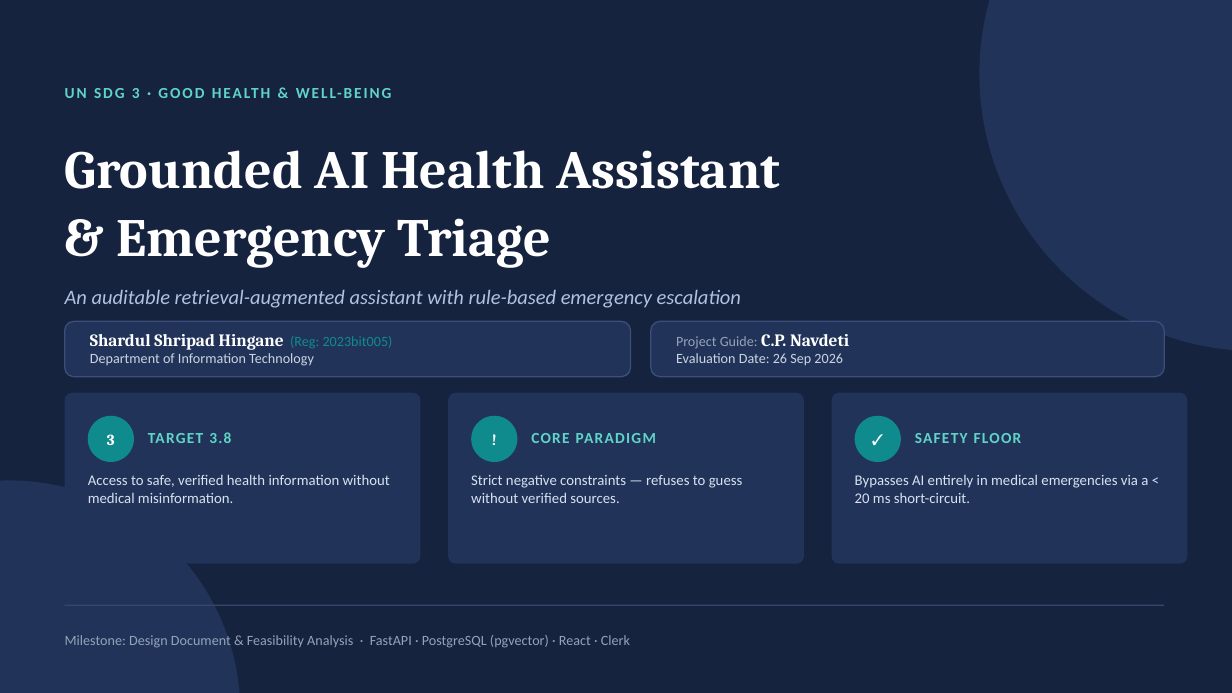
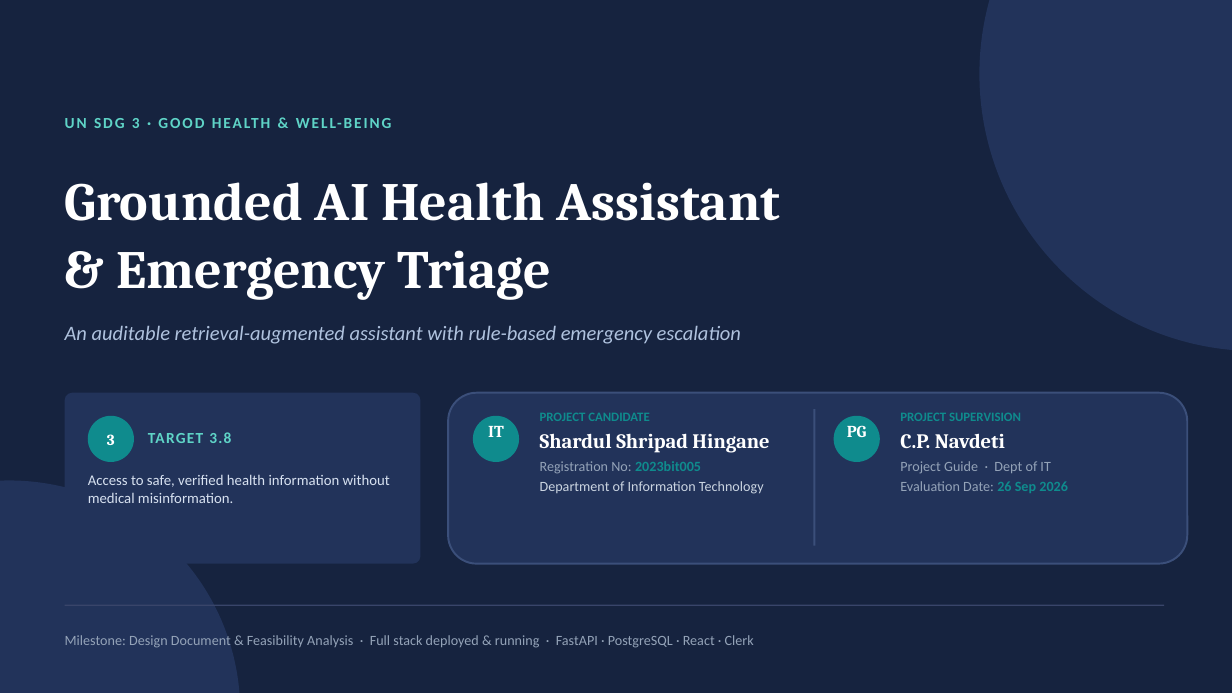
Before and after one commit to Shardul9999/Health_Assistant, a slide deck: slide 1 of docs/Health_Assistant_Evaluation.pptx. Drawn at 1232x693 pixels with LibreOffice and Linux fonts; fonts in the diff are those of the drawing. Boxes give left, top, right and bottom in pixels: in the first picture for what was removed or moved away, otherwise in the second. Text is boxed around its words. In the diff, an @@ line names an element or a change of style, - is before the commit and + after.

Commit message:
docs: streamline presentation cover page with unified candidate & guide credentials

```diff
--- a/docs/Health_Assistant_Evaluation.pptx
+++ b/docs/Health_Assistant_Evaluation.pptx
@@ text "UN SDG 3 · GOOD ...": place and size @@
-text "UN SDG 3 · GOOD ..." at [132, 88, 545, 189]
+text "UN SDG 3 · GOOD ..." at [132, 118, 545, 221]
@@ text "Grounded AI Health Assistant": place and size @@
-text "Grounded AI Health Assistant" at [65, 150, 781, 267]
+text "Grounded AI Health Assistant" at [65, 182, 781, 299]
@@ text "An auditable retrieval-augmented assistant with ...": place and size @@
-text "An auditable retrieval-augmented assistant with ..." at [65, 290, 741, 308]
+text "An auditable retrieval-augmented assistant with ..." at [65, 326, 741, 344]
@@ rounded rectangle removed at [651, 322, 1165, 377] @@
@@ rounded rectangle: place and size @@
-rounded rectangle at [65, 322, 630, 377]
+rounded rectangle at [448, 393, 1188, 564]
@@ rounded rectangle at [448, 393, 1188, 564]: outline #3B4F7A 1 pt to #3B4F7A 1.5 pt @@
@@ rounded rectangle removed at [448, 393, 804, 564] @@
@@ text removed at [471, 416, 518, 462] @@
-!
@@ text "PROJECT CANDIDATE": place and size @@
-text "PROJECT CANDIDATE" at [90, 334, 393, 366]
+text "PROJECT CANDIDATE" at [540, 413, 769, 494]
@@ text at [540, 413, 769, 474]: text changed; size 13.5 to 11 pt; font Cambria to Calibri; text colour #FFFFFF to #0F8B8D @@
-Shardul Shripad Hingane (Reg: 2023bit005)
+PROJECT CANDIDATE
+Shardul Shripad Hingane
+Registration No: 2023bit005
@@ rectangle added at [813, 409, 815, 546], fill #3B4F7A @@
@@ rounded rectangle removed at [832, 393, 1188, 564] @@
@@ ellipse: place and size @@
-ellipse at [855, 416, 901, 462]
+ellipse at [834, 416, 880, 462]
@@ text removed at [855, 416, 901, 462] @@
-✓
@@ text "PROJECT SUPERVISION": place and size @@
-text "PROJECT SUPERVISION" at [676, 334, 849, 366]
+text "PROJECT SUPERVISION" at [900, 413, 1068, 493]
@@ text at [900, 413, 1050, 473]: text changed; bold on @@
-Project Guide: C.P. Navdeti
+PROJECT SUPERVISION
+C.P. Navdeti
+Project Guide · Dept of IT
@@ text added at [488, 425, 504, 437], 13 pt, text #FFFFFF, bold @@
+IT
@@ text removed at [531, 433, 656, 443] @@
-CORE PARADIGM
@@ text added at [847, 425, 867, 437], 13 pt, text #FFFFFF, bold @@
+PG
@@ text removed at [915, 433, 1022, 443] @@
-SAFETY FLOOR
@@ text removed at [471, 475, 743, 503] @@
-Strict negative constraints — refuses to guess without verified sources.
@@ text removed at [855, 474, 1148, 503] @@
-Bypasses AI entirely in medical emergencies via a < 20 ms short-circuit.
@@ text at [540, 481, 764, 494]: more space between paragraphs @@
@@ text at [900, 481, 1068, 493]: text colour #CBD5E1 to #94A3B8 in "Evaluation Date:"; text colour #CBD5E1 to #0F8B8D, bold on in "26 Sep 2026"; more space between paragraphs @@
@@ text at [65, 635, 754, 648]: text changed @@
-Milestone: Design Document & Feasibility Analysis · FastAPI · PostgreSQL (pgvector) · React · Clerk
+Milestone: Design Document & Feasibility Analysis · Full stack deployed & running · FastAPI · PostgreSQL · React · Clerk
```
Also in this commit, not shown: 5 other files.
